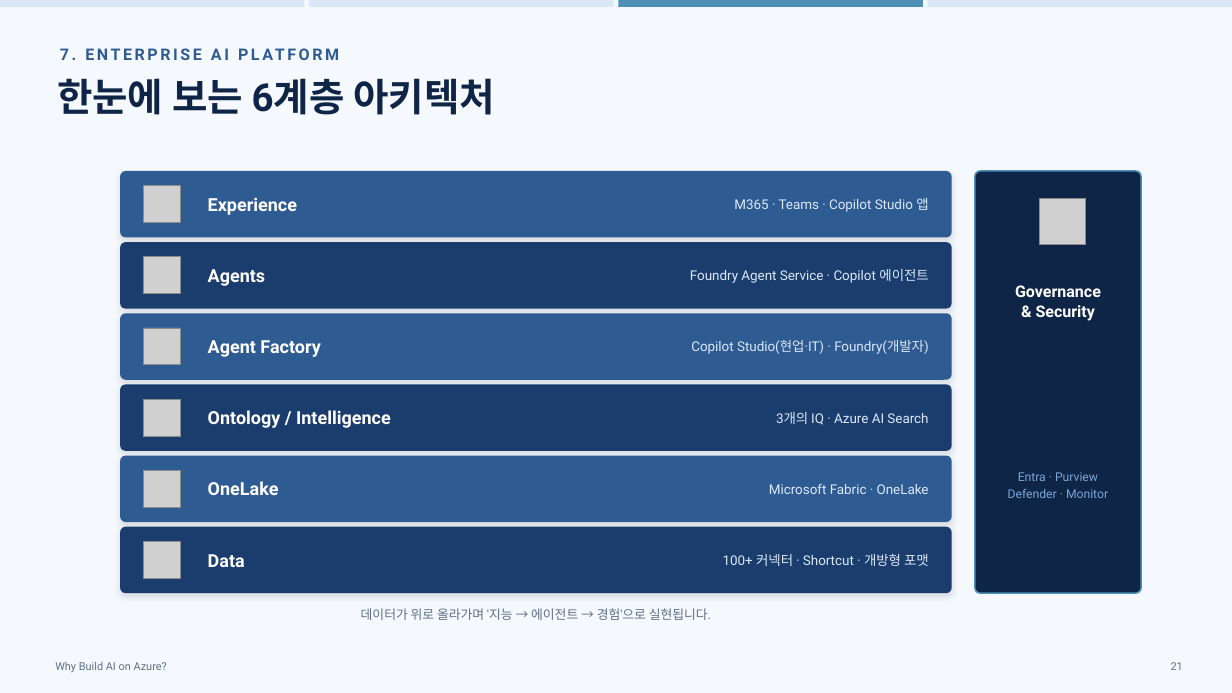
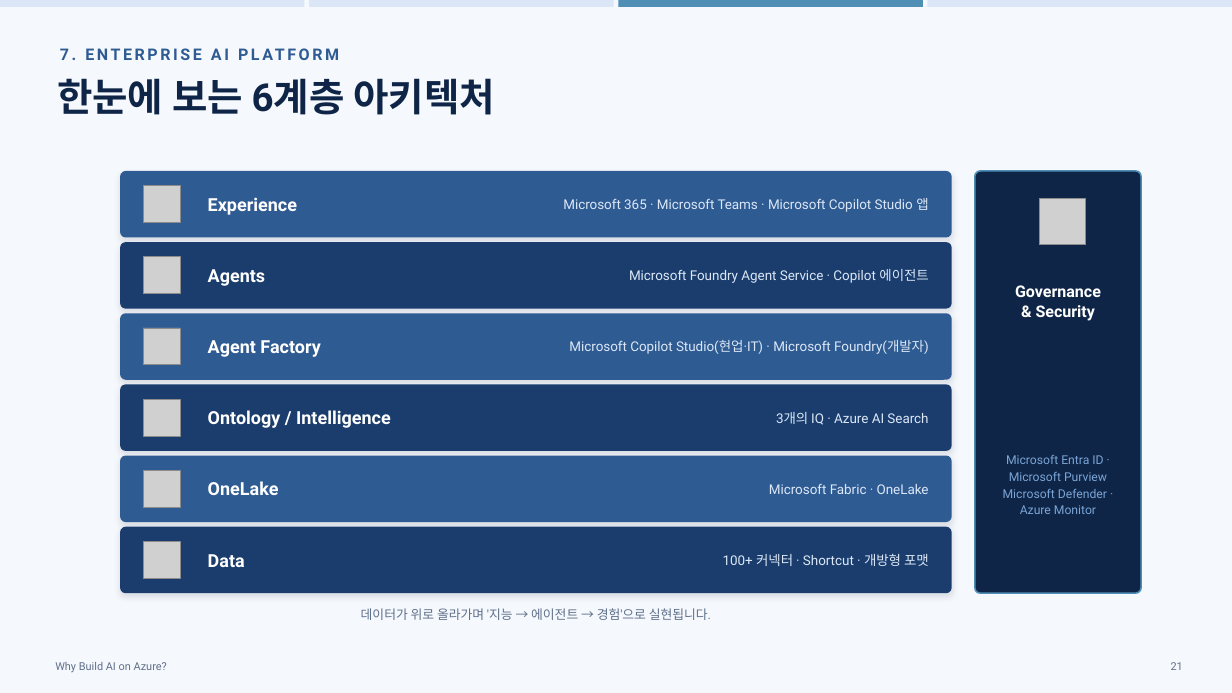
Before and after one commit to hijigoo/why-build-ai-on-azure, a slide deck: slide 21 of PROD-why-build-ai-on-azure.pptx. Drawn at 1232x693 pixels with LibreOffice and Linux fonts; fonts in the diff are those of the drawing; grey boxes stand for pictures. Boxes give left, top, right and bottom in pixels: in the first picture for what was removed or moved away, otherwise in the second. Text is boxed around its words. In the diff, an @@ line names an element or a change of style, - is before the commit and + after.

```diff
--- a/PROD-why-build-ai-on-azure.pptx
+++ b/PROD-why-build-ai-on-azure.pptx
@@ text at (563, 198, 928, 212): text changed @@
-M365 · Teams · Copilot Studio 앱
+Microsoft 365 · Microsoft Teams · Microsoft Copilot Studio 앱
@@ text at (629, 269, 928, 283): text changed @@
-Foundry Agent Service · Copilot 에이전트
+Microsoft Foundry Agent Service · Copilot 에이전트
@@ text at (569, 340, 929, 354): text changed @@
-Copilot Studio(현업·IT) · Foundry(개발자)
+Microsoft Copilot Studio(현업·IT) · Microsoft Foundry(개발자)
@@ text at (1003, 455, 1107, 514): text changed @@
-Entra · Purview
-Defender · Monitor
+Microsoft Entra ID · Microsoft Purview
+Microsoft Defender · Azure Monitor
```
Also in this commit, not shown: 17 other slides changed, 1 other file.
